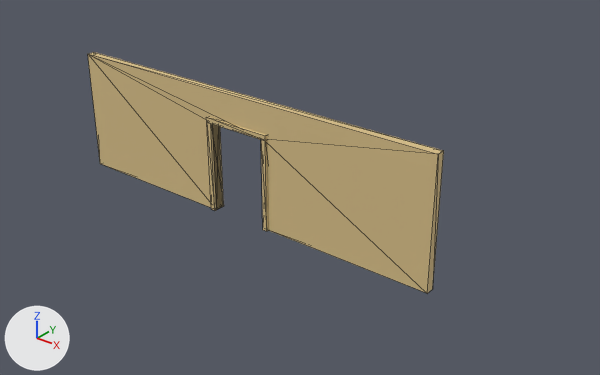
One commit to the glTF model docs/models/modules/mod_wall_door.glb: the scene before it, then after it.
Both versions are drawn from a camera (50 mm lens) standing at (11.72, -12.52, 9.05) and looking at (1.21, 0.61, 0.91). The lights are fixed; the arrows at lower left show +X, +Y and +Z. The older version comes first. Mesh edges are drawn as thin lines. Vertices at exactly the same position are counted once.

Names of what the first picture shows: 'Mod_WallDoor'.
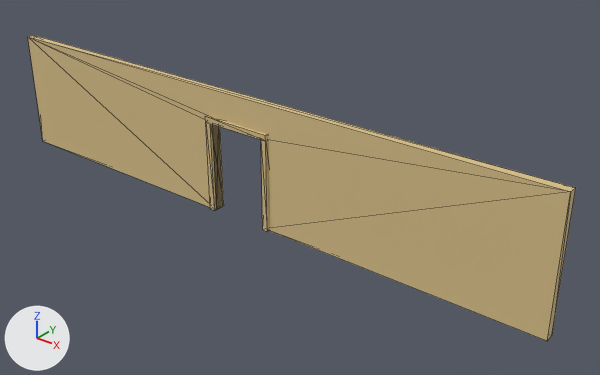
What changed in the scene script:
```text
Change me_mod_walldoormesh:
    used by ob_mod_walldoor; location = (0.0, 0.0, 0.0)
    remove me_mod_walldoormesh.from_pydata(...)  # 36 vertices, 64 faces; spans x -5.0..5.0, y -0.15..0.15, z 0.0..3.0
    add me_mod_walldoormesh.from_pydata(...)  # 36 vertices, 64 faces; spans x -7.5..7.5, y -0.16..0.16, z 0.0..3.0
    me_mod_walldoormesh part 1: all 4 vertices in x -5.0, y -0.1..0.1, z 0.0..3.0 are moved by (-2.5, 0.0, 0.0)
    me_mod_walldoormesh part 2: all 4 vertices in x 5.0, y -0.1..0.1, z 0.0..3.0 are moved by (2.5, 0.0, 0.0)
    other edits to the shape of me_mod_walldoormesh do not show in these pictures
```

Pixel boxes [x1, y1, x2, y2] of what changed, in the pictures (600 x 375 px; the box of a moved part takes in the faces that stretch with it):
'Mod_WallDoor', reshaped (54% wider, 27% taller): before [88, 52, 444, 293]; after [28, 35, 576, 341]
part 1 of me_mod_walldoormesh, moved or reshaped: before [88, 54, 231, 208]; after [28, 37, 211, 207]
part 2 of me_mod_walldoormesh, moved or reshaped: before [89, 52, 444, 293]; after [29, 35, 576, 341]
